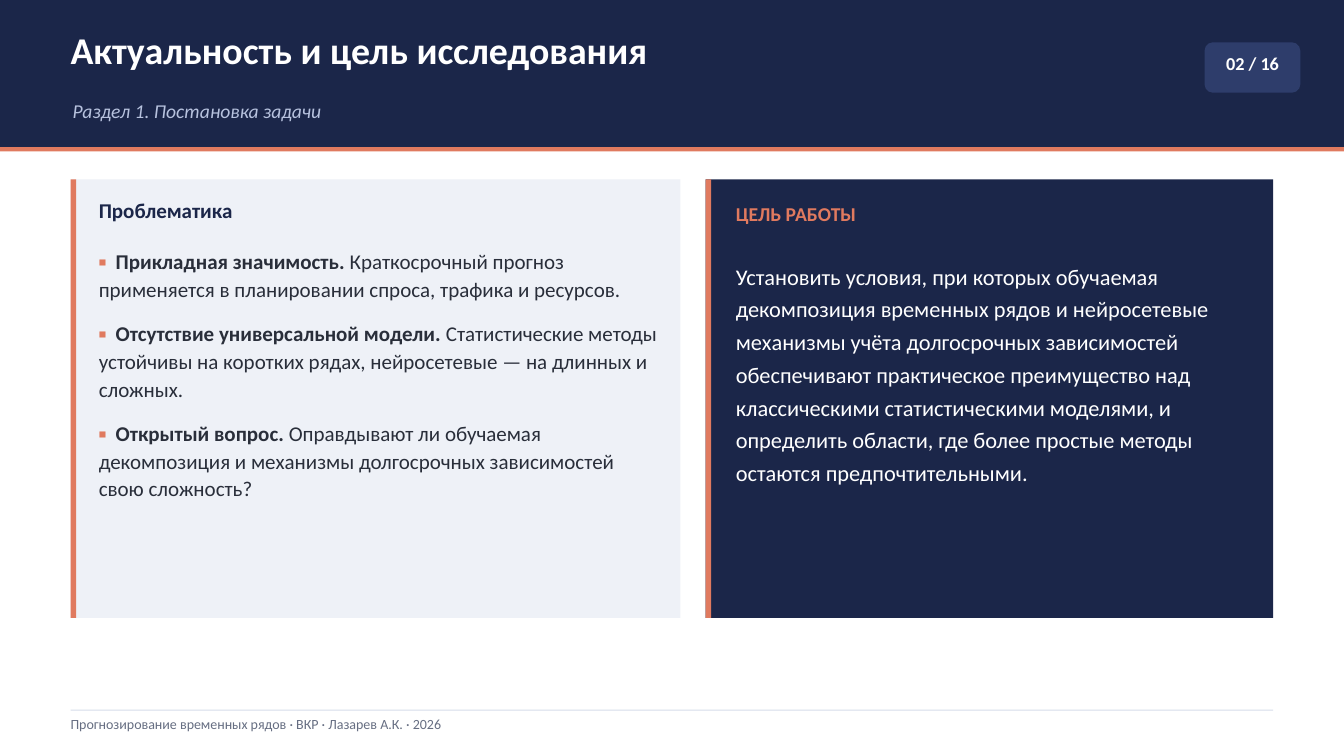
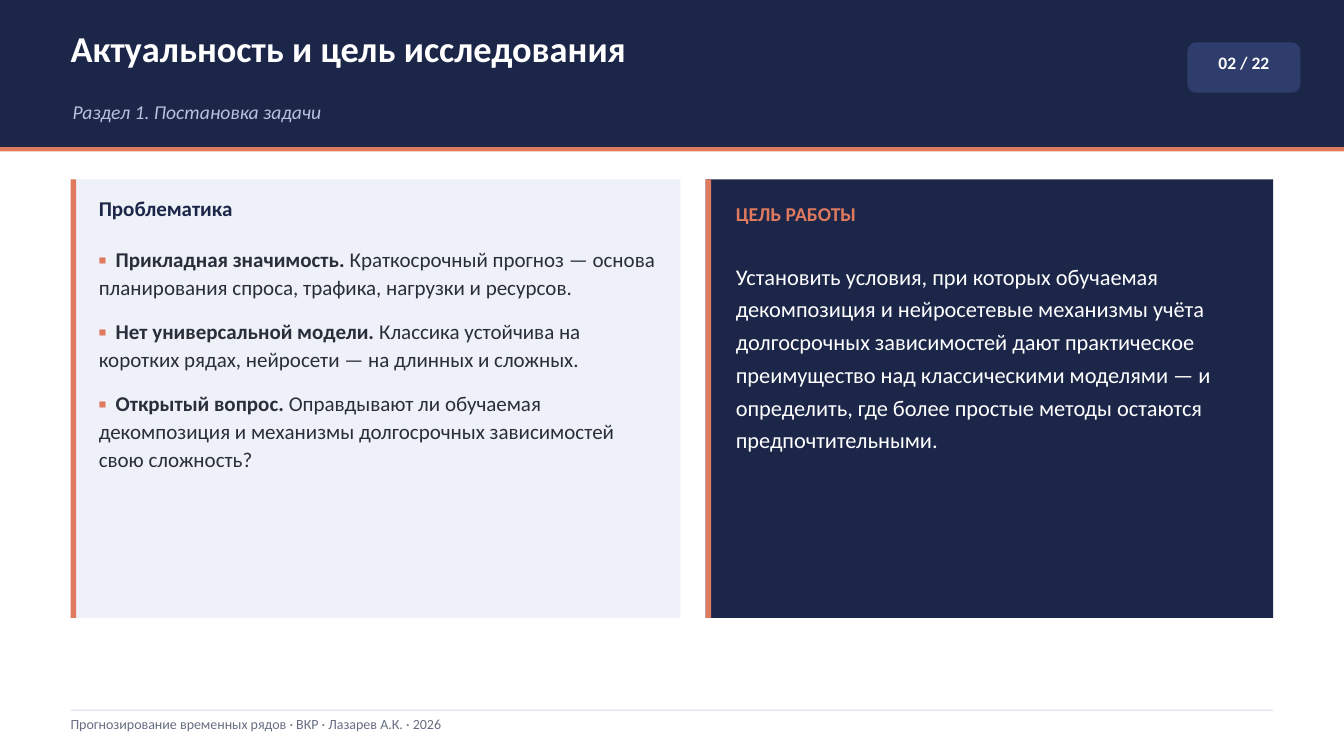
Before and after one commit to Prost444/Hybrid-models-for-TS-processing, a slide deck: slide 2 of docs/Презентация_Лазарев_ВКР.pptx. Drawn at 1344x756 pixels with LibreOffice and Linux fonts; fonts in the diff are those of the drawing. Boxes give left, top, right and bottom in pixels: in the first picture for what was removed or moved away, otherwise in the second. Text is boxed around its words. In the diff, an @@ line names an element or a change of style, - is before the commit and + after.

```diff
--- a/docs/Презентация_Лазарев_ВКР.pptx
+++ b/docs/Презентация_Лазарев_ВКР.pptx
@@ text "Актуальность и цель исследования" at box(71, 38, 626, 68): size 27 to 26 pt @@
@@ rounded rectangle: place and size @@
-rounded rectangle at box(1205, 42, 1301, 93)
+rounded rectangle at box(1188, 42, 1301, 93)
@@ text at box(1218, 57, 1270, 69): text changed; size 13 to 12.5 pt @@
-02 / 16
+02 / 22
@@ text at box(99, 253, 655, 371): text changed @@
-▪ Прикладная значимость. Краткосрочный прогноз применяется в планировании спроса, трафика и ресурсов.
-▪ Отсутствие универсальной модели. Статистические методы устойчивы на коротких рядах, нейросетевые — на длинных и сложных.
+▪ Прикладная значимость. Краткосрочный прогноз — основа планирования спроса, трафика, нагрузки и ресурсов.
+▪ Нет универсальной модели. Классика устойчива на коротких рядах, нейросети — на длинных и сложных.
@@ text at box(736, 270, 1210, 452): text changed @@
-Установить условия, при которых обучаемая декомпозиция временных рядов и нейросетевые механизмы учёта долгосрочных зависимостей обеспечивают практическое преимущество над классическими статистическими моделями, и определить области, где более простые методы остаются предпочтительными.
+Установить условия, при которых обучаемая декомпозиция и нейросетевые механизмы учёта долгосрочных зависимостей дают практическое преимущество над классическими моделями — и определить, где более простые методы остаются предпочтительными.
```
Also in this commit, not shown: 12 other slides changed, 10 slides added, 1 slide removed, 25 other files.
